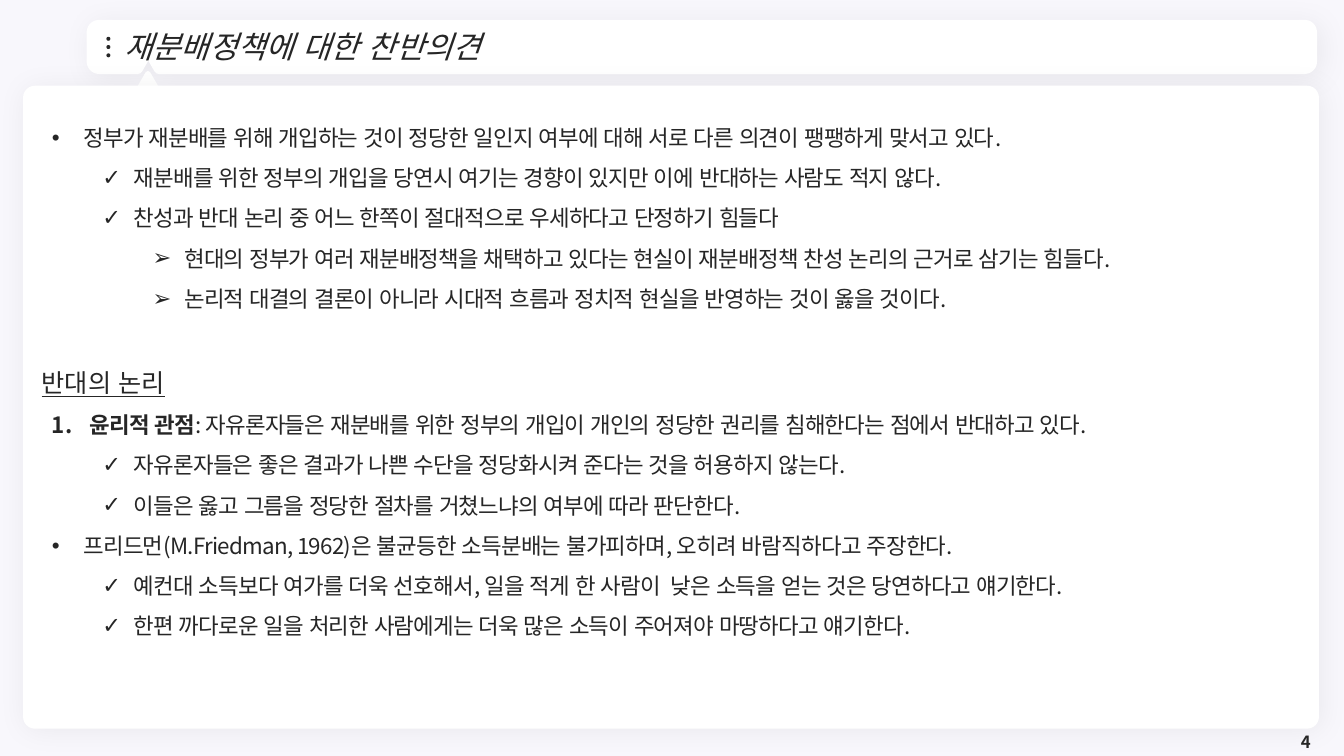
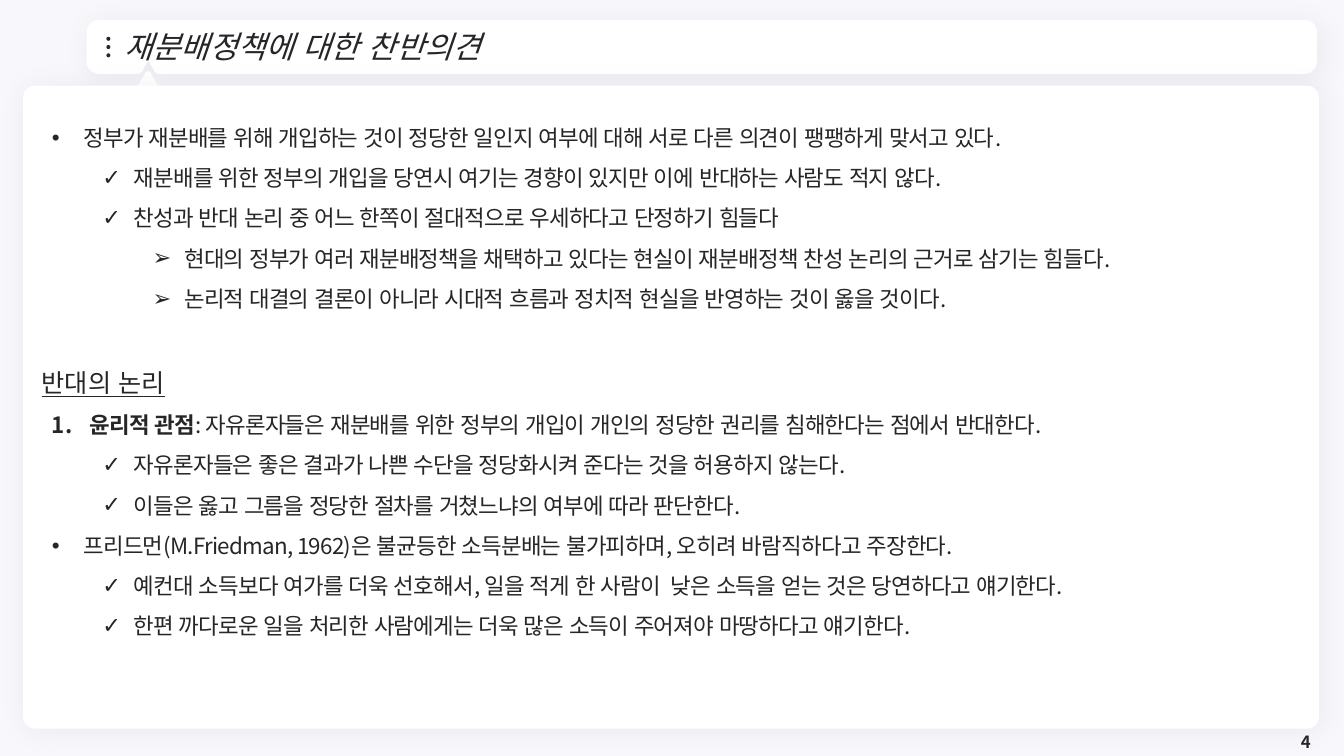
Before and after one commit to meandthey/Teaching, a slide deck: slide 4 of 재정학/01_Lectures/재정학_Chapter_9.pptx. Drawn at 1344x756 pixels with LibreOffice and Linux fonts; fonts in the diff are those of the drawing; background and template pictures are left out. Boxes give left, top, right and bottom in pixels: in the first picture for what was removed or moved away, otherwise in the second. Text is boxed around its words. In the diff, an @@ line names an element or a change of style, - is before the commit and + after.

```diff
--- a/재정학/01_Lectures/재정학_Chapter_9.pptx
+++ b/재정학/01_Lectures/재정학_Chapter_9.pptx
@@ text at [90, 414, 1042, 435]: text changed @@
-1. 윤리적 관점: 자유론자들은 재분배를 위한 정부의 개입이 개인의 정당한 권리를 침해한다는 점에서 반대하고 있다.
+1. 윤리적 관점: 자유론자들은 재분배를 위한 정부의 개입이 개인의 정당한 권리를 침해한다는 점에서 반대한다.
```
Also in this commit, not shown: 15 slides added, 55 other files.
